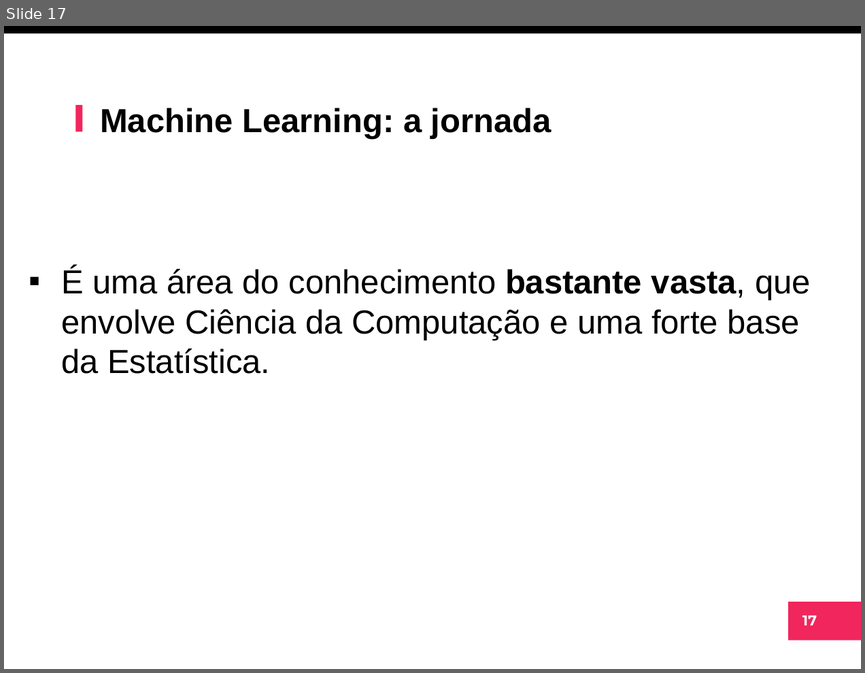
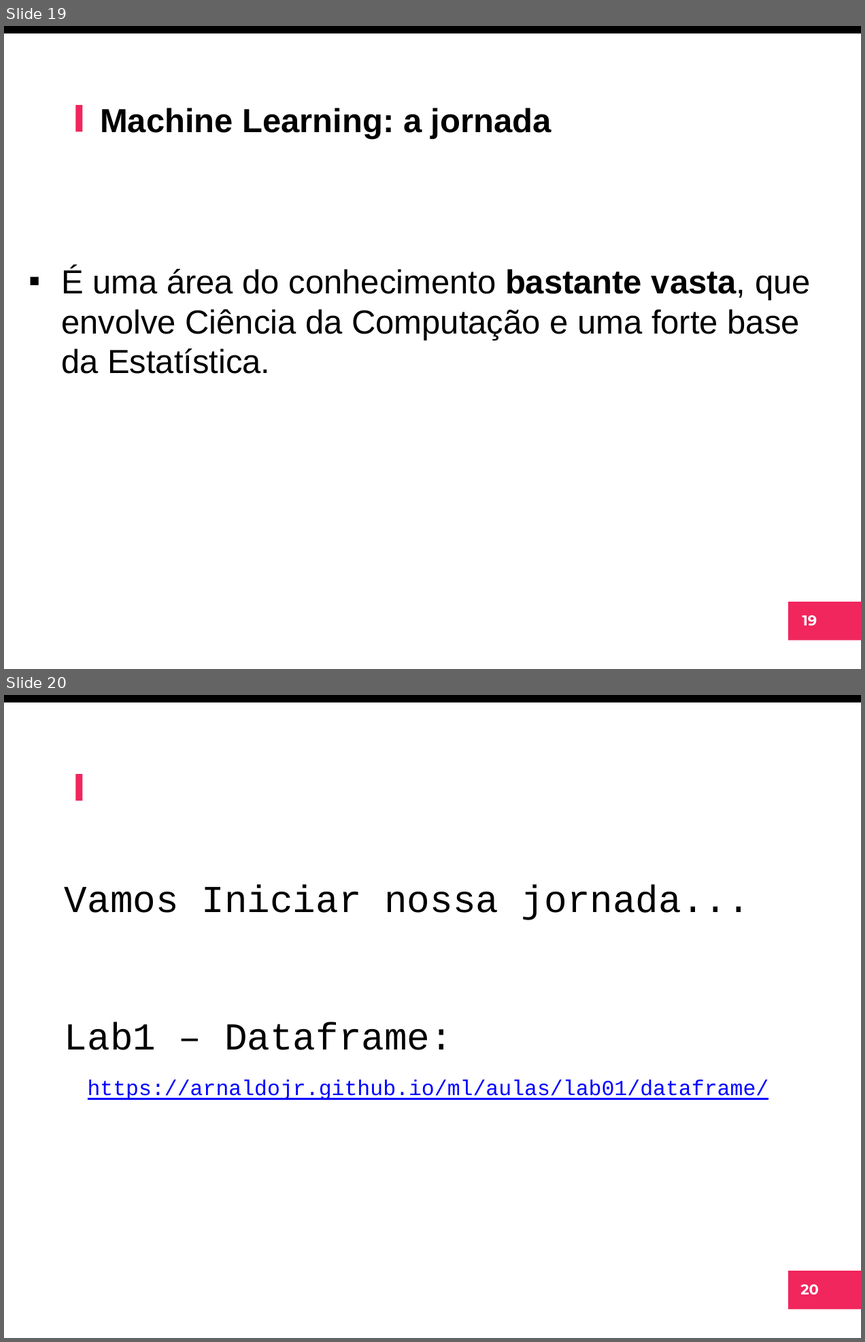
Before and after one commit to arnaldojr/ml, a slide deck: material/aulas/lab01/IntroIA.pptx. Shown one above the other, each under a label of ours: slide 17 before the commit, slides 19 and 20 after it. The pictures are 865x673 and 865x1342 pixels, drawn with LibreOffice and Linux fonts; fonts in the diff are those of the drawing; background and template pictures are left out. Boxes give left, top, right and bottom in pixels: in the first picture for what was removed or moved away, otherwise in the second. Text is boxed around its words. In the diff, an @@ line names an element or a change of style, - is before the commit and + after.

```diff
--- a/material/aulas/lab01/IntroIA.pptx
+++ b/material/aulas/lab01/IntroIA.pptx
@@ slide 20 added at (4, 695, 861, 1338), background #FFFFFF; not listed: 4 template elements that a slide beside it also shows @@
@@ text added at (65, 885, 769, 1100), 18 pt, text #0000FF, underline @@
+Vamos Iniciar nossa jornada...
+Lab1 – Dataframe:
+https://arnaldojr.github.io/ml/aulas/lab01/dataframe/
@@ what was slide 17 is now slide 19 @@
@@ page number at (802, 615, 817, 626): text changed @@
-17
+19
```
Also in this commit, not shown: 6 slides changed, 7 other slides added, 9 slides removed.
